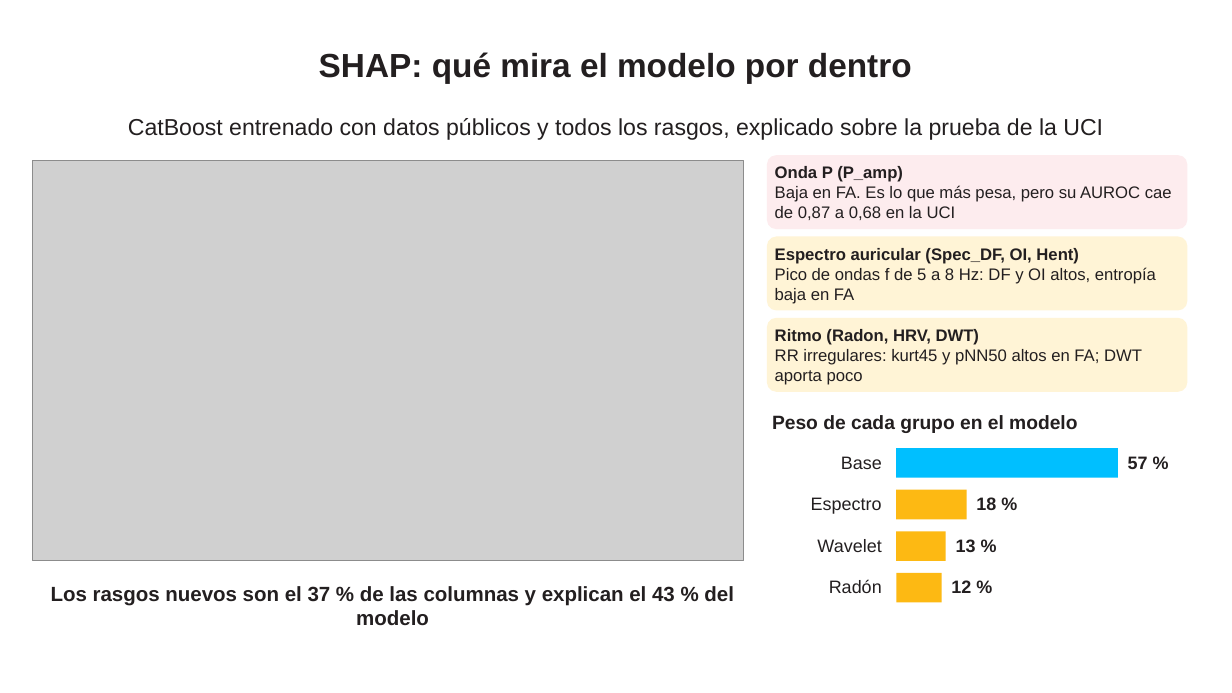
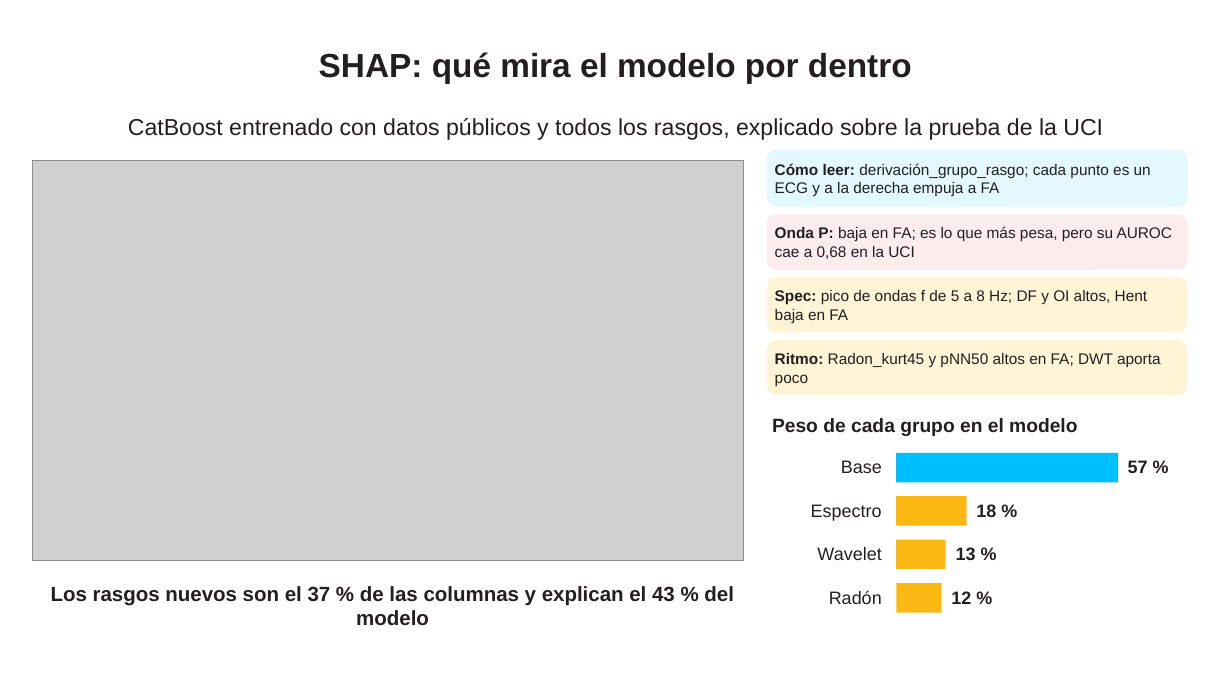
Before and after one commit to ricardoamiel/Atrial-Fibrillation-Detection-in-Electrocardiograms, a slide deck: slide 11 of presentacion/Presentacion_FA_UCI.pptx. Drawn at 1232x693 pixels with LibreOffice and Linux fonts; fonts in the diff are those of the drawing; grey boxes stand for pictures; background and template pictures are left out. Boxes give left, top, right and bottom in pixels: in the first picture for what was removed or moved away, otherwise in the second. Text is boxed around its words. In the diff, an @@ line names an element or a change of style, - is before the commit and + after.

```diff
--- a/presentacion/Presentacion_FA_UCI.pptx
+++ b/presentacion/Presentacion_FA_UCI.pptx
@@ rounded rectangle added at (x1=767, y1=150, x2=1188, y2=207), fill #E3F8FF, 12 pt, text #231F20 @@
+Cómo leer: derivación_grupo_rasgo; cada punto es un ECG y a la derecha empuja a FA
@@ rounded rectangle "Onda P: baja en FA; ..." resized from (x1=767, y1=155, x2=1188, y2=229) to (x1=767, y1=214, x2=1188, y2=270) @@
@@ text in rounded rectangle at (x1=775, y1=226, x2=1173, y2=259): text changed; size 13 to 12 pt @@
-Onda P (P_amp)
-Baja en FA. Es lo que más pesa, pero su AUROC cae de 0,87 a 0,68 en la UCI
+Onda P: baja en FA; es lo que más pesa, pero su AUROC cae a 0,68 en la UCI
@@ proportions changed in 3 elements at (x1=767, y1=340, x2=1188, y2=396), (x1=767, y1=214, x2=1188, y2=270), (x1=767, y1=277, x2=1188, y2=333) @@
@@ rounded rectangle "Spec: pico de ondas f ..." resized from (x1=767, y1=237, x2=1188, y2=311) to (x1=767, y1=277, x2=1188, y2=333) @@
@@ text in rounded rectangle at (x1=775, y1=290, x2=1147, y2=323): text changed; size 13 to 12 pt @@
-Espectro auricular (Spec_DF, OI, Hent)
-Pico de ondas f de 5 a 8 Hz: DF y OI altos, entropía baja en FA
+Spec: pico de ondas f de 5 a 8 Hz; DF y OI altos, Hent baja en FA
@@ rounded rectangle "Ritmo: Radon_kurt45 y pNN50 altos ..." resized from (x1=767, y1=318, x2=1188, y2=392) to (x1=767, y1=340, x2=1188, y2=396) @@
@@ text in rounded rectangle at (x1=775, y1=353, x2=1161, y2=386): text changed; size 13 to 12 pt @@
-Ritmo (Radon, HRV, DWT)
-RR irregulares: kurt45 y pNN50 altos en FA; DWT aporta poco
+Ritmo: Radon_kurt45 y pNN50 altos en FA; DWT aporta poco
@@ 4 texts, 2 rectangles moved together from (x1=811, y1=448, x2=1148, y2=519) to (x1=811, y1=453, x2=1148, y2=526) @@
@@ 4 texts, 2 rectangles moved together from (x1=817, y1=531, x2=976, y2=603) to (x1=817, y1=540, x2=976, y2=613) @@
```
Also in this commit, not shown: 2 other files.
